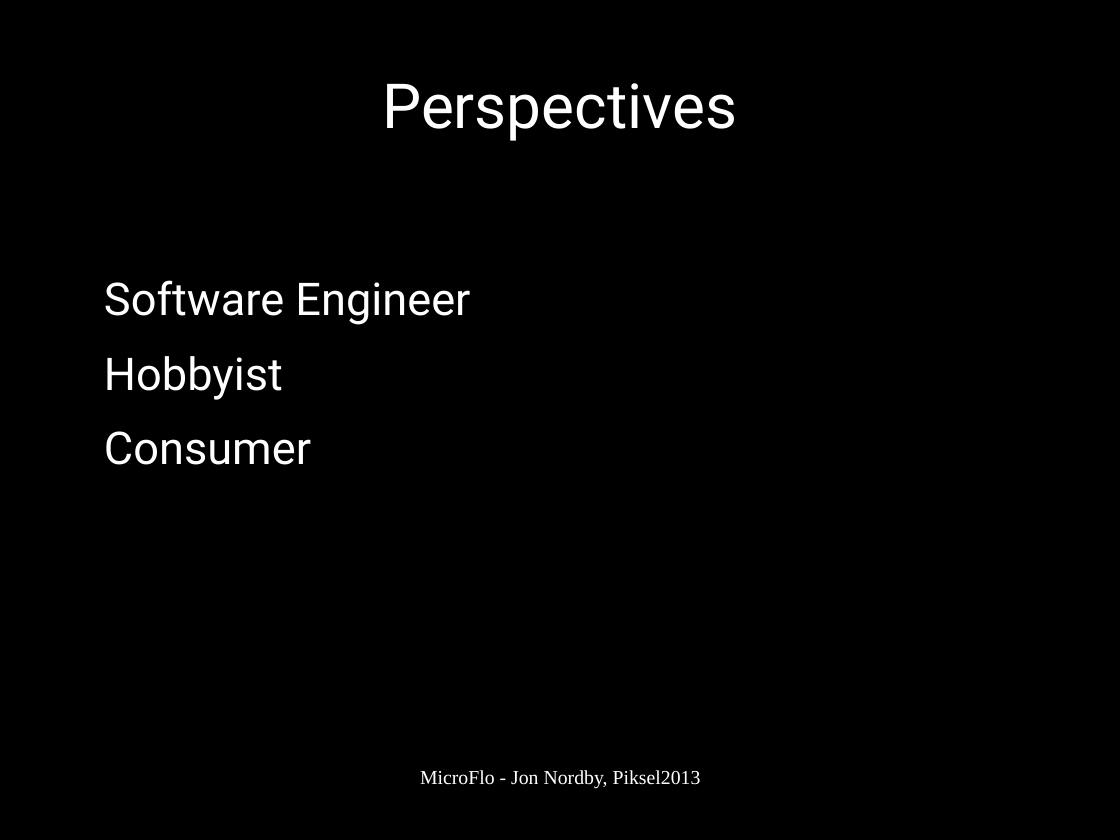
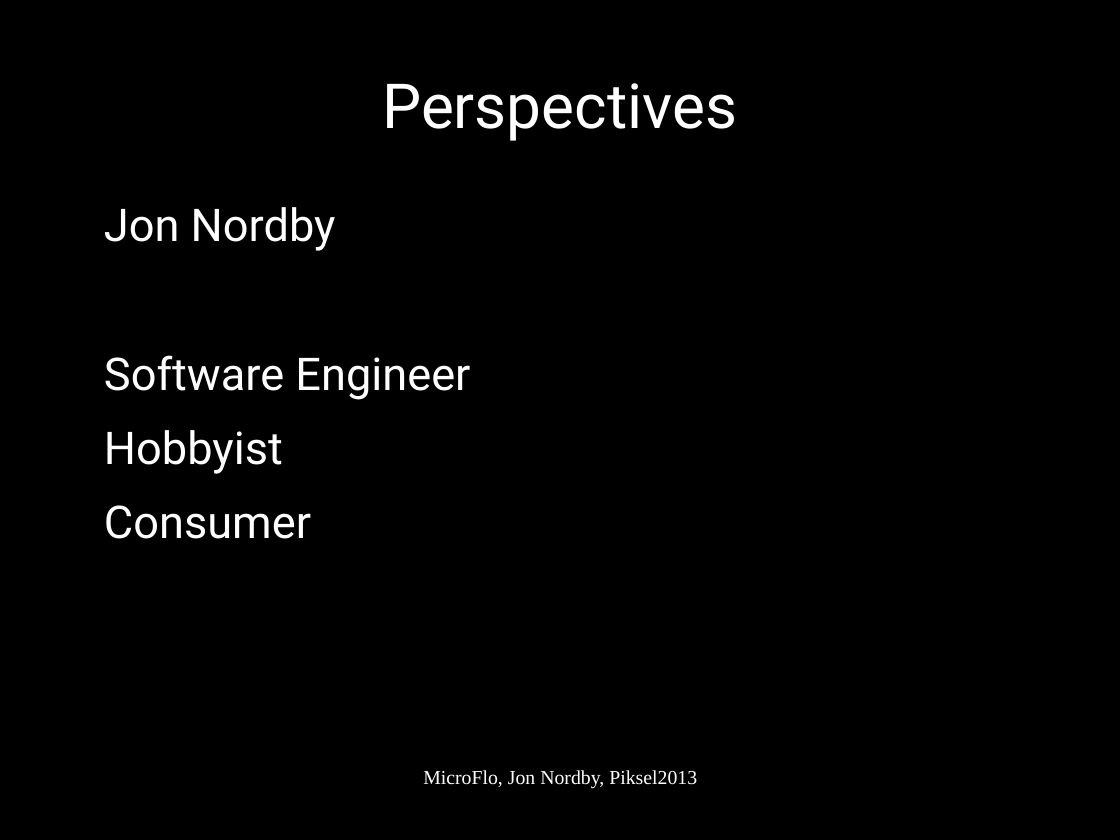
Before and after one commit to microflo/microflo, a slide deck: slide 2 of doc/piksel2013/slides.odp. Drawn at 1120x840 pixels with LibreOffice and Linux fonts; fonts in the diff are those of the drawing. Boxes give left, top, right and bottom in pixels: in the first picture for what was removed or moved away, otherwise in the second. Text is boxed around its words. In the diff, an @@ line names an element or a change of style, - is before the commit and + after.

Commit message:
doc: Piksel slide update

```diff
--- a/doc/piksel2013/slides.odp
+++ b/doc/piksel2013/slides.odp
@@ text at [104, 207, 336, 251]: paragraph added @@
+Jon Nordby
@@ text at [423, 770, 697, 789]: text changed @@
-MicroFlo - Jon Nordby, Piksel2013
+MicroFlo, Jon Nordby, Piksel2013
```
Also in this commit, not shown: 12 other slides changed, 1 other file.
